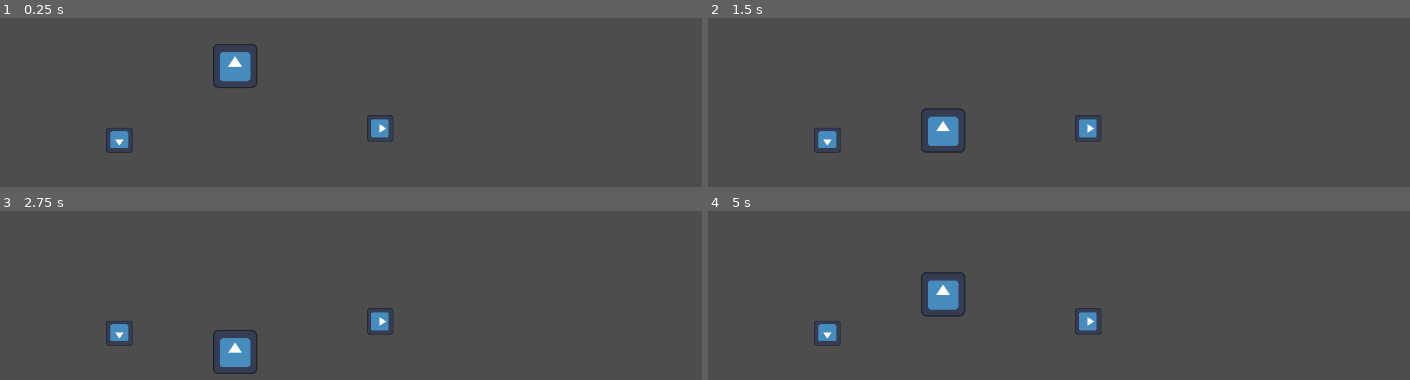
Above: before the commit, frames 1-4 (two rows, left to right).
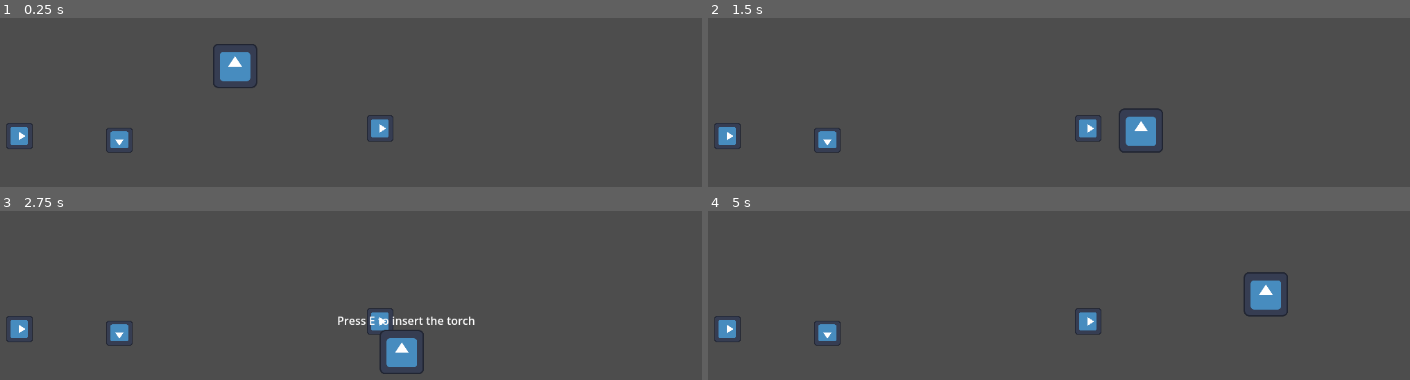
Above: after the commit, the same moments.

Repository: Kur3nai/Thread_the_dungeon
Game: Godot game, scene res://scene/main.tscn
Two runs of this game, one before a commit and one after it. Both use one fixed random seed, a clock stepped at 60 frames per second and the inputs below. This scene is started directly instead of the project's main scene. The engine's default icon, where the game draws it, is replaced by a stand-in: a white triangle on a blue panel in a dark square.
Inputs:
- Up to frame 1 (0.25 s): no input
- Up to frame 2 (1.5 s): tap Enter (ui_accept) at 0.5, 0.77 s; hold E (interact, bound only before the commit) 0.53-1.28 s; hold D (MoveRight, bound only after the commit) from 0.53 s (still down); tap E (interact, bound only before the commit) at 1.35 s
- Up to frame 3 (2.75 s): tap Enter (ui_accept) at 1.52 s; release D (MoveRight, bound only after the commit) at 2.03 s; hold A (MoveLeft, bound only after the commit) from 2.03 s (still down); hold E (interact, bound only before the commit) from 2.03 s (still down)
- Up to frame 4 (5 s): release A (MoveLeft, bound only after the commit) at 2.78 s; release E (interact, bound only before the commit) at 2.78 s; hold D (MoveRight, bound only after the commit) 2.78-4.28 s; tap E (interact, bound only before the commit) at 2.85, 4.35 s; tap Enter (ui_accept) at 3.02, 3.77, 4.52 s; hold E (interact, bound only before the commit) 3.53-4.28 s; hold A (MoveLeft, bound only after the commit) from 4.28 s (still down)

The runs differ from the first frame. In frame 1, 0.4% of the frame differs, in the area x 0-5%, y 62-78%; in frame 2, 2.4%; in frame 3, 2.8%, in the area x 0-68%, y 62-97%; in frame 4, 2.4%.

Commit message:
Door_linked_lamp
Every time when have a new level, need to have a lamp node named "Door_linkned_lamp" to make sure it function

Diff:
--- a/thread/project.godot
+++ b/thread/project.godot
@@ -12,7 +12,7 @@
 
 config/name="Thread"
 run/main_scene="uid://b8u1j1oweuw4s"
-config/features=PackedStringArray("4.4", "Forward Plus")
+config/features=PackedStringArray("4.3", "Forward Plus")
 config/icon="res://icon.svg"
 
 [global_group]
@@ -21,9 +21,19 @@
 
 [input]
 
-interact={
+Interact={
 "deadzone": 0.2,
 "events": [Object(InputEventKey,"resource_local_to_scene":false,"resource_name":"","device":-1,"window_id":0,"alt_press …(192 unchanged characters)…
+]
+}
+MoveLeft={
+"deadzone": 0.5,
+"events": [Object(InputEventKey,"resource_local_to_scene":false,"resource_name":"","device":-1,"window_id":0,"alt_pressed":false,"shift_pressed":false,"ctrl_pressed":false,"meta_pressed":false,"pressed":false,"keycode":0,"physical_keycode":65,"key_label":0,"unicode":97,"location":0,"echo":false,"script":null)
+]
+}
+MoveRight={
+"deadzone": 0.5,
+"events": [Object(InputEventKey,"resource_local_to_scene":false,"resource_name":"","device":-1,"window_id":0,"alt_pressed":false,"shift_pressed":false,"ctrl_pressed":false,"meta_pressed":false,"pressed":false,"keycode":0,"physical_keycode":68,"key_label":0,"unicode":100,"location":0,"echo":false,"script":null)
 ]
 }
 
--- /dev/null
+++ b/thread/scene/door.tscn
@@ -0,0 +1,15 @@
+[gd_scene load_steps=3 format=3 uid="uid://wnvlnsgd0l1o"]
+
+[ext_resource type="Script" path="res://scripts/door.gd" id="1_a3u0x"]
+
+[sub_resource type="RectangleShape2D" id="RectangleShape2D_70nuj"]
+size = Vector2(20, 70)
+
+[node name="Door" type="Area2D"]
+script = ExtResource("1_a3u0x")
+
+[node name="CollisionShape2D" type="CollisionShape2D" parent="."]
+position = Vector2(0, 1)
+shape = SubResource("RectangleShape2D_70nuj")
+
+[connection signal="body_entered" from="." to="." method="_on_body_entered"]
--- a/thread/scene/main.tscn
+++ b/thread/scene/main.tscn
@@ -1,8 +1,9 @@
-[gd_scene load_steps=6 format=3 uid="uid://cml5ec7a2unp0"]
+[gd_scene load_steps=7 format=3 uid="uid://cml5ec7a2unp0"]
 
 [ext_resource type="Script" path="res://scripts/main.gd" id="1_i81mx"]
 [ext_resource type="PackedScene" uid="uid://dslhvgulwx6x7" path="res://scene/shady_x.tscn" id="1_otxtt"]
 [ext_resource type="PackedScene" uid="uid://x1jn6h6qt1uk" path="res://scene/Light.tscn" id="2_hu6xg"]
+[ext_resource type="PackedScene" uid="uid://wnvlnsgd0l1o" path="res://scene/door.tscn" id="2_ygy10"]
 [ext_resource type="PackedScene" uid="uid://cfmlskvrau13d" path="res://scene/lamp.tscn" id="4_6326s"]
 
 [sub_resource type="WorldBoundaryShape2D" id="WorldBoundaryShape2D_ie3gd"]
@@ -16,11 +17,17 @@
 [node name="CollisionShape2D" type="CollisionShape2D" parent="StaticBody2D"]
 shape = SubResource("WorldBoundaryShape2D_ie3gd")
 
+[node name="Door" parent="." instance=ExtResource("2_ygy10")]
+position = Vector2(901, 495)
+
 [node name="Light" parent="." instance=ExtResource("2_hu6xg")]
 position = Vector2(312, 491)
 
 [node name="Lamp" parent="." instance=ExtResource("4_6326s")]
 position = Vector2(688, 474)
 
+[node name="Door_linked_lamp" parent="." instance=ExtResource("4_6326s")]
+position = Vector2(168, 485)
+
 [node name="ShadyX" parent="." instance=ExtResource("1_otxtt")]
 position = Vector2(479, 355)
--- /dev/null
+++ b/thread/scripts/door.gd
@@ -0,0 +1,25 @@
+extends Area2D
+
+
+# Called when the node enters the scene tree for the first time.
+func _ready() -> void:
+	monitoring = false
+	visible =false
+
+
+# Called every frame. 'delta' is the elapsed time since the previous frame.
+func _process(delta: float) -> void:
+	var door_linked_lamp = get_tree().current_scene.get_node("Door_linked_lamp")
+	var linked_lamp_torch = door_linked_lamp.get_node("Torch")
+	if linked_lamp_torch.visible:
+		monitoring = true
+		visible = true
+	else:
+		monitoring = false
+		visible = false
+	pass
+
+
+func _on_body_entered(body: Node2D) -> void:
+	if body.is_in_group("ShadyX"):
+		get_tree().reload_current_scene()
--- a/thread/scripts/lamp.gd
+++ b/thread/scripts/lamp.gd
@@ -16,11 +16,11 @@
 		if player_torch.visible:
 			torch.visible = true
 			player_torch.visible = false
-			player.show_message("Press F to take out the torch")
+			player.show_message("Press E to take out the torch")
 		elif torch.visible:
 			torch.visible = false
 			player_torch.visible = true
-			player.show_message("Press F to insert the torch")
+			player.show_message("Press E to insert the torch")
 		else:
 			player.show_message("You need a torch")
 
@@ -29,11 +29,11 @@
 	if body.is_in_group("ShadyX"):
 		if torch.visible:
 			player = body
-			body.show_message("Press F to take out the torch")
+			body.show_message("Press E to take out the torch")
 			player_in_area = true
 		else:
 			player = body
-			body.show_message("Press F to insert the torch")
+			body.show_message("Press E to insert the torch")
 			player_in_area = true
 
 
--- a/thread/scripts/light.gd
+++ b/thread/scripts/light.gd
@@ -20,7 +20,7 @@
 func _on_body_entered(body: Node2D) -> void:
 	if body.is_in_group("ShadyX"):
 		player = body
-		body.show_message("Press F to pick up the light")
+		body.show_message("Press E to pick up the light")
 		player_in_area = true
 
 
